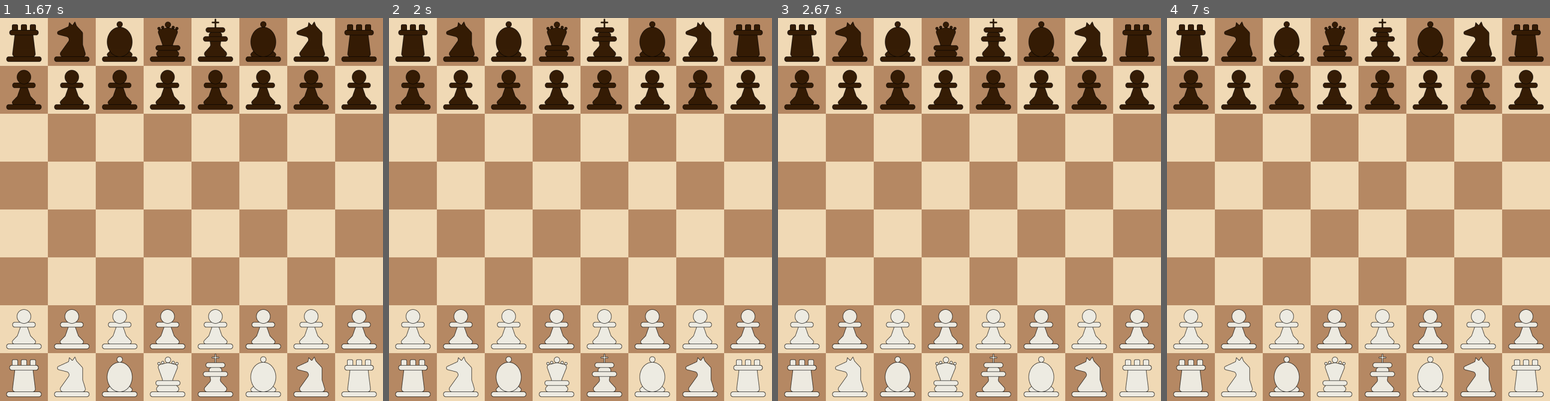
Above: before the commit, frames 1-4 (left to right).
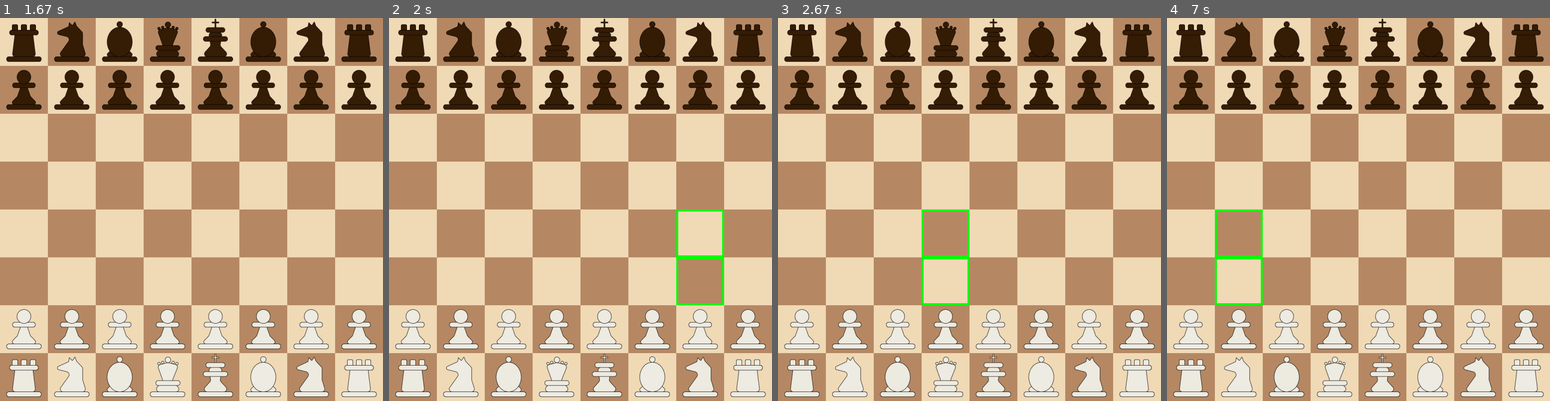
Above: after the commit, the same moments.

Repository: yudur/chess-pygame
Game: pygame game, started from src/main.py
Same seed, same stepped clock (60 frames per second), same inputs: the game is played once before the commit and once after it.
Inputs (mouse positions are in pixels of both pictures, inside the frame that each line leads up to):
- Up to frame 1 (1.67 s): click (191, 209) at 0.38 s
- Up to frame 2 (2 s): click (722, 343) at 1.72 s
- Up to frame 3 (2.67 s): click (977, 79) at 2.05 s; click (950, 309) at 2.38 s
- Up to frame 4 (7 s): click (1347, 144) at 2.72 s; click (1492, 309) at 3.55 s; click (1477, 201) at 3.88 s; click (1243, 351) at 6.72 s

Frame 1 is identical in both runs. In frame 2, 0.5% of the frame differs, in the area x 75-88%, y 50-75%; in frame 3, 0.5%; in frame 4, 0.5%.

Commit message:
feat(chess): raw movement of the pieces

Diff:
--- a/src/chess/board.py
+++ b/src/chess/board.py
@@ -1,4 +1,9 @@
-from src.chess.piece import Piece
+from src.chess.pieces.knight import Knight
+from src.chess.pieces.bishop import Bishop
+from src.chess.pieces.rook import Rook
+from src.chess.pieces.pawn import Pawn
+from src.chess.pieces.queen import Queen
+from src.chess.pieces.king import King
 
 
 class Board:
@@ -10,28 +15,28 @@
     def setup_initial_position(self):
         # Pawns
         for col in range(8):
-            self.place_piece(Piece("black", "pawn"), 1, col)
-            self.place_piece(Piece("white", "pawn"), 6, col)
+            self.place_piece(Pawn("black"), 1, col)
+            self.place_piece(Pawn("white"), 6, col)
 
         # black (line 0)
-        self.place_piece(Piece("black", "rook"), 0, 0)
-        self.place_piece(Piece("black", "rook"), 0, 7)
-        self.place_piece(Piece("black", "knight"), 0, 1)
-        self.place_piece(Piece("black", "knight"), 0, 6)
-        self.place_piece(Piece("black", "bishop"), 0, 2)
-        self.place_piece(Piece("black", "bishop"), 0, 5)
-        self.place_piece(Piece("black", "queen"), 0, 3)
-        self.place_piece(Piece("black", "king"), 0, 4)
+        self.place_piece(Rook("black"), 0, 0)
+        self.place_piece(Rook("black"), 0, 7)
+        self.place_piece(Knight("black"), 0, 1)
+        self.place_piece(Knight("black"), 0, 6)
+        self.place_piece(Bishop("black"), 0, 2)
+        self.place_piece(Bishop("black"), 0, 5)
+        self.place_piece(Queen("black"), 0, 3)
+        self.place_piece(King("black"), 0, 4)
 
         # white (line 7)
-        self.place_piece(Piece("white", "rook"), 7, 0)
-        self.place_piece(Piece("white", "rook"), 7, 7)
-        self.place_piece(Piece("white", "knight"), 7, 1)
-        self.place_piece(Piece("white", "knight"), 7, 6)
-        self.place_piece(Piece("white", "bishop"), 7, 2)
-        self.place_piece(Piece("white", "bishop"), 7, 5)
-        self.place_piece(Piece("white", "queen"), 7, 3)
-        self.place_piece(Piece("white", "king"), 7, 4)
+        self.place_piece(Rook("white"), 7, 0)
+        self.place_piece(Rook("white"), 7, 7)
+        self.place_piece(Knight("white"), 7, 1)
+        self.place_piece(Knight("white"), 7, 6)
+        self.place_piece(Bishop("white"), 7, 2)
+        self.place_piece(Bishop("white"), 7, 5)
+        self.place_piece(Queen("white"), 7, 3)
+        self.place_piece(King("white"), 7, 4)
 
     def place_piece(self, piece, row, col):
         self.board[row][col] = piece
@@ -39,3 +44,13 @@
 
     def get_piece(self, row, col):
         return self.board[row][col]
+
+    def remove_piece(self, row, col):
+        self.board[row][col] = None
+        return
+
+    def is_empty(self, row, col):
+        return self.is_inside(row, col) and self.board[row][col] is None
+
+    def is_inside(self, row, col):
+        return 0 <= row < 8 and 0 <= col < 8
--- a/src/chess/game_logic.py
+++ b/src/chess/game_logic.py
@@ -1,3 +1,4 @@
+from src.chess.pieces.pawn import Pawn
 from src.chess.board import Board
 
 
@@ -5,3 +6,57 @@
     def __init__(self):
         self.board = Board()
         self.current_turn = "white"
+        self.selected_piece = None
+        self.valid_moves = []
+        self.last_move = None  # (piece, from_row, from_col, to_row, to_col)
+
+    def select_square(self, row, col):
+        piece = self.board.get_piece(row, col)
+
+        if self.selected_piece is None:
+            if piece and piece.color == self.current_turn:
+                self.selected_piece = piece
+                self.valid_moves = piece.valid_moves(self.board)
+
+                # En passant: add a special capturing square to pawn moves
+                if isinstance(piece, Pawn) and self.last_move is not None:
+                    last_piece, from_row, _, to_row, to_col = self.last_move
+
+                    if (
+                        isinstance(last_piece, Pawn)
+                        and last_piece.color != piece.color
+                        and abs(to_row - from_row) == 2  # moved two spaces
+                        and to_row == row  # is on the same line as our pawn
+                        and abs(to_col - col) == 1  # adjacent column
+                    ):
+                        ep_row = row + piece.direction
+                        ep_col = to_col
+                        if self.board.is_inside(ep_row, ep_col) and self.board.is_empty(
+                            ep_row, ep_col
+                        ):
+                            self.valid_moves.append((ep_row, ep_col))
+            return
+
+        if (row, col) in self.valid_moves:
+            self.move_piece(self.selected_piece, row, col)
+
+        self.selected_piece = None
+        self.valid_moves = []
+
+    def move_piece(self, piece, row, col):
+        from_row, from_col = piece.position
+        target = self.board.get_piece(row, col)
+
+        # en passant: indirect capture
+        if isinstance(piece, Pawn) and col != from_col and target is None:
+            captured_row = from_row
+            self.board.remove_piece(captured_row, col)
+
+        if target:
+            self.board.remove_piece(row, col)
+
+        self.board.remove_piece(from_row, from_col)
+        self.board.place_piece(piece, row, col)
+
+        self.last_move = (piece, from_row, from_col, row, col)
+        self.current_turn = "black" if self.current_turn == "white" else "white"
--- /dev/null
+++ b/src/chess/pieces/bishop.py
@@ -0,0 +1,34 @@
+from src.chess.pieces.piece import Piece
+
+
+class Bishop(Piece):
+    def __init__(self, color):
+        super().__init__(color, "bishop")
+
+    def valid_moves(self, board):
+        moves = []
+        row, col = self.position
+
+        directions = [
+            (-1, -1),  # up-left
+            (-1, 1),  # up-right
+            (1, -1),  # down-left
+            (1, 1),  # down-right
+        ]
+
+        for d_row, d_col in directions:
+            for i in range(1, 8):
+                new_row = row + d_row * i
+                new_col = col + d_col * i
+
+                if not board.is_inside(new_row, new_col):
+                    break
+
+                if board.is_empty(new_row, new_col):
+                    moves.append((new_row, new_col))
+                else:
+                    if board.get_piece(new_row, new_col).color != self.color:
+                        moves.append((new_row, new_col))
+                    break
+
+        return moves
--- /dev/null
+++ b/src/chess/pieces/king.py
@@ -0,0 +1,35 @@
+from src.chess.pieces.piece import Piece
+
+
+class King(Piece):
+    def __init__(self, color):
+        super().__init__(color, "king")
+
+    def valid_moves(self, board):
+        moves = []
+        row, col = self.position
+
+        directions = [
+            (-1, 0),  # up
+            (1, 0),  # down
+            (0, -1),  # left
+            (0, 1),  # right
+            (-1, -1),  # up-left
+            (-1, 1),  # up-right
+            (1, -1),  # down-left
+            (1, 1),  # down-right
+        ]
+
+        for d_row, d_col in directions:
+            new_row = row + d_row
+            new_col = col + d_col
+
+            if not board.is_inside(new_row, new_col):
+                continue
+
+            if board.is_empty(new_row, new_col):
+                moves.append((new_row, new_col))
+            else:
+                if board.get_piece(new_row, new_col).color != self.color:
+                    moves.append((new_row, new_col))
+        return moves
--- /dev/null
+++ b/src/chess/pieces/knight.py
@@ -0,0 +1,35 @@
+from src.chess.pieces.piece import Piece
+
+
+class Knight(Piece):
+    def __init__(self, color):
+        super().__init__(color, "knight")
+
+    def valid_moves(self, board):
+        moves = []
+        row, col = self.position
+
+        offsets = [
+            (-2, -1),
+            (-2, 1),  # up-left, up-right
+            (2, -1),
+            (2, 1),  # down-left, down-right
+            (-1, -2),
+            (1, -2),  # left-up, left-down
+            (-1, 2),
+            (1, 2),  # right-up, right-down
+        ]
+
+        for d_row, d_col in offsets:
+            new_row = row + d_row
+            new_col = col + d_col
+
+            if not board.is_inside(new_row, new_col):
+                continue
+
+            target = board.get_piece(new_row, new_col)
+
+            if target is None or target.color != self.color:
+                moves.append((new_row, new_col))
+
+        return moves
--- /dev/null
+++ b/src/chess/pieces/pawn.py
@@ -0,0 +1,37 @@
+from src.chess.pieces.piece import Piece
+
+
+class Pawn(Piece):
+    def __init__(self, color):
+        super().__init__(color, "pawn")
+
+    def valid_moves(self, board):
+        moves = []
+        row, col = self.position
+
+        start_row = 6 if self.color == "white" else 1
+
+        one_step = row + self.direction
+        two_step = row + 2 * self.direction
+
+        # Move forward
+        if board.is_empty(one_step, col):
+            moves.append((one_step, col))
+
+        # Initial two-step move
+        if (
+            row == start_row
+            and board.is_empty(two_step, col)
+            and board.is_empty(one_step, col)
+        ):
+            moves.append((two_step, col))
+
+        # diagonal capture
+        for dc in (-1, 1):
+            r, c = row + self.direction, col + dc
+            if board.is_inside(r, c):
+                target_piece = board.get_piece(r, c)
+                if target_piece and target_piece.color != self.color:
+                    moves.append((r, c))
+
+        return moves
--- a/src/chess/piece.py
+++ b/src/chess/pieces/piece.py
@@ -3,6 +3,7 @@
         self.color = color
         self.kind = kind  # "pawn" | "rook" | "knight" | "bishop" | "queen" | "king"
         self.position: tuple[int, int] | None = None
+        self.direction = -1 if self.color == "white" else 1
 
     def valid_moves(self, board) -> list[tuple[int, int]]:
         pass
--- /dev/null
+++ b/src/chess/pieces/queen.py
@@ -0,0 +1,38 @@
+from src.chess.pieces.piece import Piece
+
+
+class Queen(Piece):
+    def __init__(self, color):
+        super().__init__(color, "queen")
+
+    def valid_moves(self, board):
+        moves = []
+        row, col = self.position
+
+        directions = [
+            (-1, 0),  # up
+            (1, 0),  # down
+            (0, -1),  # left
+            (0, 1),  # right
+            (-1, -1),  # up-left
+            (-1, 1),  # up-right
+            (1, -1),  # down-left
+            (1, 1),  # down-right
+        ]
+
+        for d_row, d_col in directions:
+            for i in range(1, 8):
+                new_row = row + d_row * i
+                new_col = col + d_col * i
+
+                if not board.is_inside(new_row, new_col):
+                    break
+
+                if board.is_empty(new_row, new_col):
+                    moves.append((new_row, new_col))
+                else:
+                    if board.get_piece(new_row, new_col).color != self.color:
+                        moves.append((new_row, new_col))
+                    break
+
+        return moves
--- /dev/null
+++ b/src/chess/pieces/rook.py
@@ -0,0 +1,34 @@
+from src.chess.pieces.piece import Piece
+
+
+class Rook(Piece):
+    def __init__(self, color):
+        super().__init__(color, "rook")
+
+    def valid_moves(self, board):
+        moves = []
+        row, col = self.position
+
+        directions = [
+            (-1, 0),  # up
+            (1, 0),  # down
+            (0, -1),  # left
+            (0, 1),  # right
+        ]
+
+        for d_row, d_col in directions:
+            for i in range(1, 8):
+                new_row = row + d_row * i
+                new_col = col + d_col * i
+
+                if not board.is_inside(new_row, new_col):
+                    break
+
+                if board.is_empty(new_row, new_col):
+                    moves.append((new_row, new_col))
+                else:
+                    if board.get_piece(new_row, new_col).color != self.color:
+                        moves.append((new_row, new_col))
+                    break
+
+        return moves
--- a/src/states/game_state.py
+++ b/src/states/game_state.py
@@ -1,8 +1,10 @@
+import pygame
 from src.chess.game_logic import GameLogic
 from src.core.state import State
 
 from src.ui.board_renderer import BoardRenderer
 from src.ui.piece_renderer import PieceRenderer
+from src.utils import settings
 
 
 class GameState(State):
@@ -20,13 +22,20 @@
         print("Exiting Game State")
 
     def handle_event(self, event):
-        pass
+        if event.type == pygame.MOUSEBUTTONDOWN:
+            x, y = event.pos
+            row, col = y // settings.TILESIZE, x // settings.TILESIZE
+
+            print(f"Clicked on square: ({row}, {col})")
+
+            self.logic.select_square(row, col)
 
     def update(self, dt):
         pass
 
     def render(self, screen):
         self.board_renderer.draw(screen)
+        self.board_renderer.draw_highlights(screen, self.logic.valid_moves)
 
         for row in range(8):
             for col in range(8):
--- a/src/ui/board_renderer.py
+++ b/src/ui/board_renderer.py
@@ -1,7 +1,7 @@
 import pygame
 from src.chess.board import Board
+from src.utils import settings
 
-SQUARE_SIZE = 96
 LIGHT = (240, 217, 181)
 DARK = (181, 136, 99)
 
@@ -15,6 +15,14 @@
             for col in range(8):
                 color = LIGHT if (row + col) % 2 == 0 else DARK
                 rect = pygame.Rect(
-                    col * SQUARE_SIZE, row * SQUARE_SIZE, SQUARE_SIZE, SQUARE_SIZE
+                    col * settings.TILESIZE,
+                    row * settings.TILESIZE,
+                    settings.TILESIZE,
+                    settings.TILESIZE,
                 )
                 pygame.draw.rect(screen, color, rect)
+
+    def draw_highlights(self, screen: pygame.Surface, moves):
+        for row, col in moves:
+            rect = pygame.Rect(col * 96, row * 96, 96, 96)
+            pygame.draw.rect(screen, (0, 255, 0), rect, 4)
--- a/src/ui/piece_renderer.py
+++ b/src/ui/piece_renderer.py
@@ -1,8 +1,6 @@
 import pygame
-from src.chess.piece import Piece
+from src.chess.pieces.piece import Piece
 from src.utils import settings
-
-SQUARE_SIZE = 96
 
 COLORS = {
     "white": "white/w_",
@@ -11,15 +9,20 @@
 
 
 class PieceRenderer:
+    def __init__(self):
+        self.img = None
+
     def draw(self, screen: pygame.Surface, piece: Piece):
         row, col = piece.position
         center = (
-            col * SQUARE_SIZE + SQUARE_SIZE // 2,
-            row * SQUARE_SIZE + SQUARE_SIZE // 2,
+            col * settings.TILESIZE + settings.TILESIZE // 2,
+            row * settings.TILESIZE + settings.TILESIZE // 2,
         )
 
-        img = pygame.image.load(
+        self.img = pygame.image.load(
             f"{settings.PIECES_PATH / COLORS[piece.color]}{piece.kind.title()}.png"
         ).convert_alpha()
-        img = pygame.transform.smoothscale(img, (settings.TILESIZE, settings.TILESIZE))
-        screen.blit(img, img.get_rect(center=center))
+        self.img = pygame.transform.smoothscale(
+            self.img, (settings.TILESIZE, settings.TILESIZE)
+        )
+        screen.blit(self.img, self.img.get_rect(center=center))
